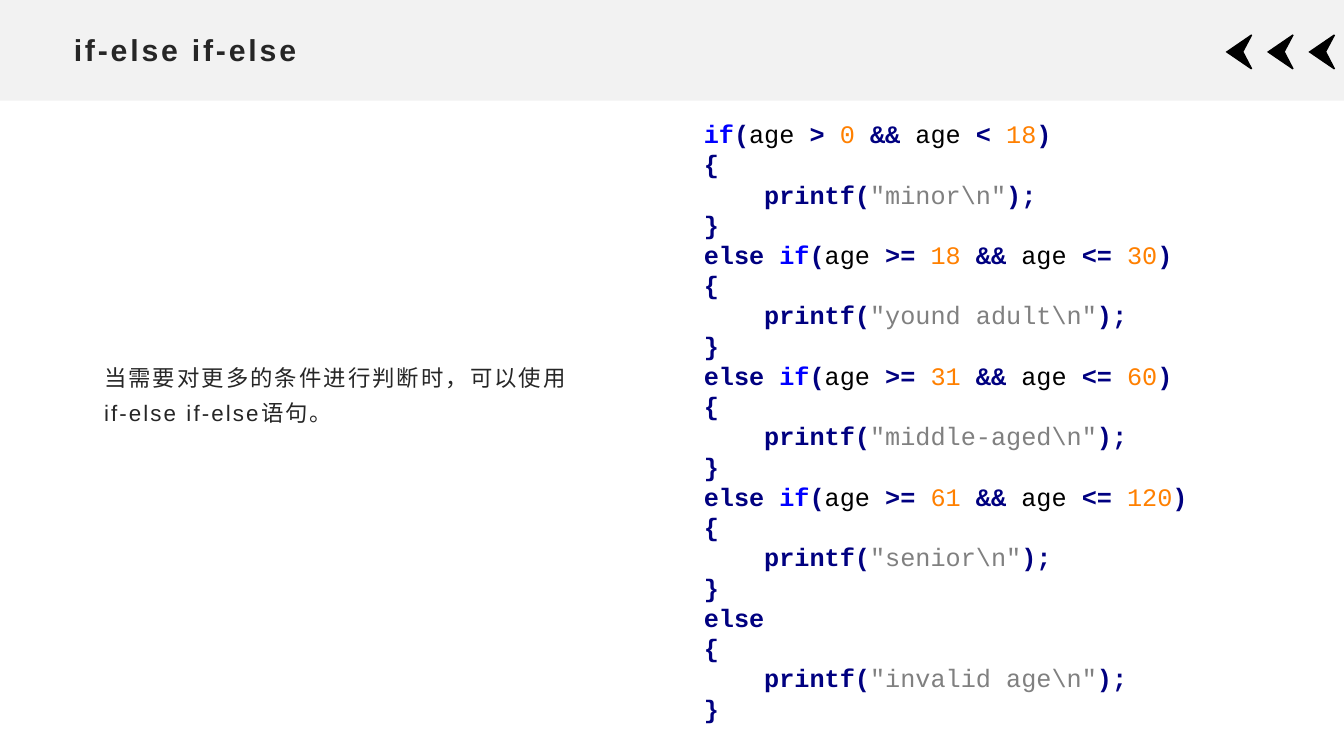
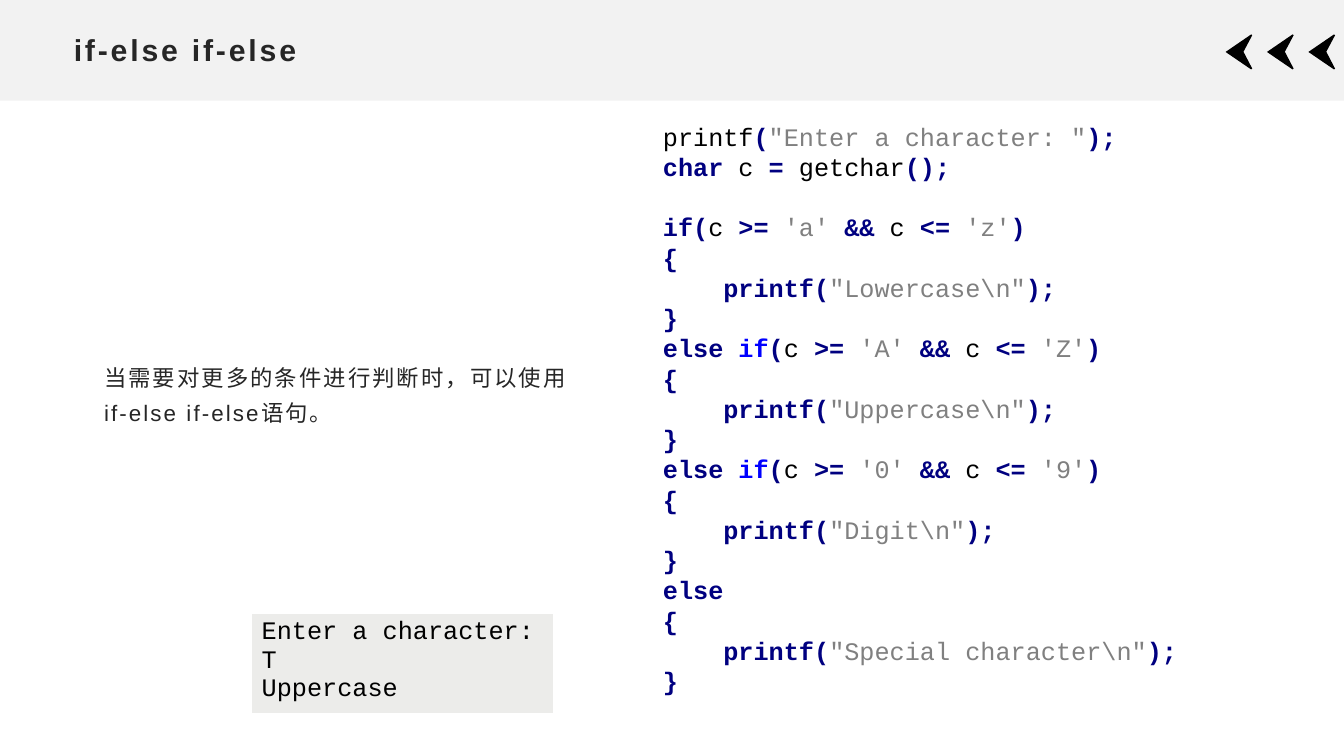
Before and after one commit to xdai02/C, a slide deck: slide 12 of slides/2.pptx. Drawn at 1344x756 pixels with LibreOffice and Linux fonts; fonts in the diff are those of the drawing. Boxes give left, top, right and bottom in pixels: in the first picture for what was removed or moved away, otherwise in the second. Text is boxed around its words. In the diff, an @@ line names an element or a change of style, - is before the commit and + after.

```diff
--- a/slides/2.pptx
+++ b/slides/2.pptx
@@ text at [663, 127, 1177, 666]: text changed @@
-if(age > 0 && age < 18) { printf("minor\n"); } else if(age >= 18 && age <= 30) { printf("yound adult\n"); } else if(age >= 31 && age <= 60) { printf("middle-aged\n"); } else if(age >= 61 && age <= 120) { printf("senior\n"); } else { printf("invalid age\n"); }
+printf("Enter a character: "); char c = getchar(); if(c >= 'a' && c <= 'z') { printf("Lowercase\n"); } else if(c >= 'A' && c <= 'Z') { printf("Uppercase\n"); } else if(c >= '0' && c <= '9') { printf("Digit\n"); } else { printf("Special character\n"); }
@@ table added at [252, 614, 554, 706], 1 rows, 1 columns @@
+Enter a character: T / Uppercase
```
Also in this commit, not shown: 7 other slides changed, 33 other files.
